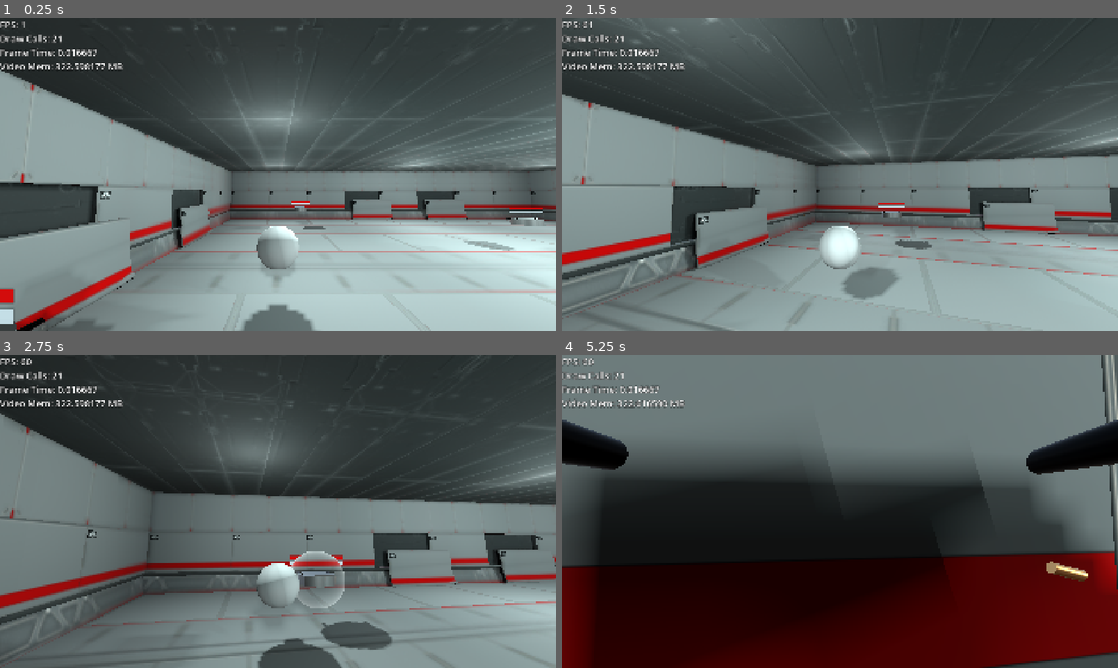
Above: before the commit, frames 1-4 (two rows, left to right).
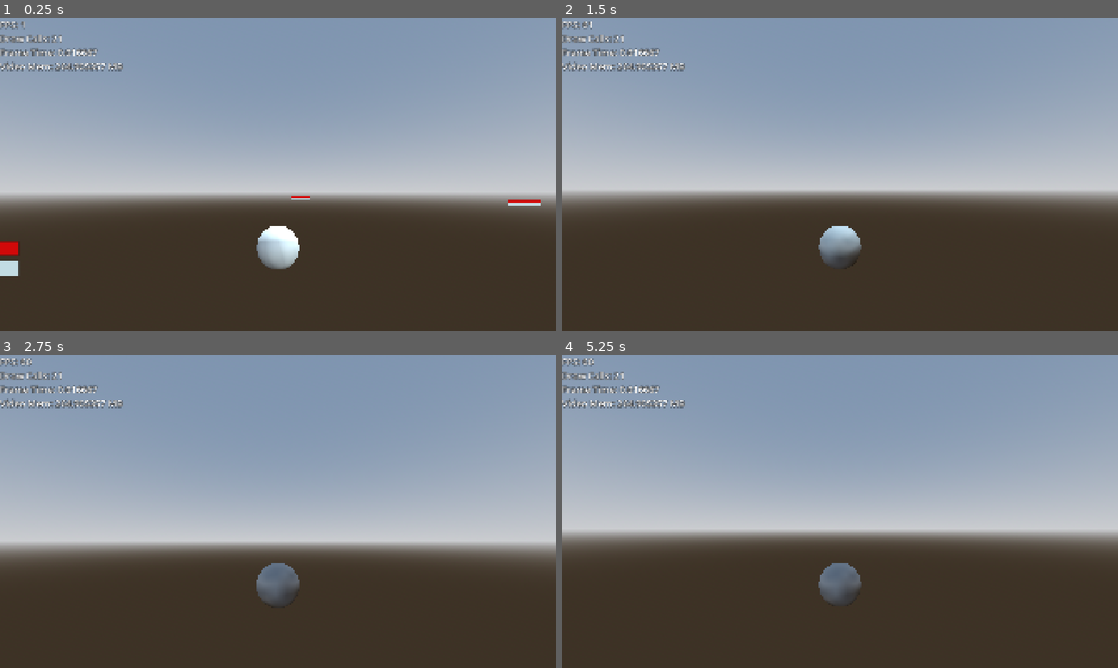
Above: after the commit, the same moments.

Repository: electricmasquerade/shift-game
Game: Godot game, scene res://Environments/Levels/level_1.tscn
The game is run twice, just before and just after one commit, with the same random seed, the same clock (stepped at 60 frames per second) and the same inputs. This scene is started directly instead of the project's main scene.
Inputs (mouse positions are in pixels of both pictures, inside the frame that each line leads up to):
- Up to frame 1 (0.25 s): no input
- Up to frame 2 (1.5 s): move the mouse to (867, 174) at 0.52 s; press the mouse at (867, 174) at 0.53 s; hold W (forward) from 0.53 s (still down); move the mouse to (812, 174) at 1.27 s; release the mouse at (812, 174) at 1.28 s; tap Shift (shift) at 1.35 s
- Up to frame 3 (2.75 s): keep holding W (forward); move the mouse to (289, 505) at 2.02 s; press the mouse at (289, 505) at 2.03 s
- Up to frame 4 (5.25 s): keep holding W (forward); move the mouse to (834, 517) at 2.77 s; release the mouse at (834, 517) at 2.78 s; tap Shift (shift) at 2.85, 4.35 s; click (834, 517) at 2.92 s; move the mouse to (878, 514) at 3.52 s; press the mouse at (878, 514) at 3.53 s; move the mouse to (795, 508) at 4.27 s; release the mouse at (795, 508) at 4.28 s; move the mouse to (845, 511) at 5.02 s; press the mouse at (845, 511) at 5.03 s

The runs differ from the first frame. In frame 1, 95% of the frame differs, in the area x 0-100%, y 0-100%; in frame 2, 98%; in frame 3, 97%; in frame 4, 99%.

Commit message:
added a metric ton of files and more 3d models for level building, need to continue, added drone file.

Diff:
--- a/Bodies/drone.tscn
+++ b/Bodies/drone.tscn
@@ -5,6 +5,7 @@
 [ext_resource type="PackedScene" uid="uid://ca6d6foax66yf" path="res://Controllers/shift_box.tscn" id="3_0qm61"]
 [ext_resource type="PackedScene" uid="uid://baomn5h8r6vxy" path="res://Controllers/enemy_controller.tscn" id="3_fk3mn"]
 [ext_resource type="Shader" uid="uid://jbfo0wsah7q3" path="res://Assets/Shaders/energyshield.gdshader" id="4_0me06"]
+[ext_resource type="PackedScene" uid="uid://cavwwh7o8is2p" path="res://Bodies/drone.blend" id="5_upm3p"]
 [ext_resource type="PackedScene" uid="uid://lwluay28navc" path="res://UI/3d_meters.tscn" id="6_yd88r"]
 [ext_resource type="PackedScene" uid="uid://dpkdm4jg6edlo" path="res://Weapons/projectile_weapon.tscn" id="7_jb4l0"]
 [ext_resource type="Resource" uid="uid://cxtcxlurwd4yu" path="res://Payloads/machine_gun.tres" id="8_8102o"]
@@ -94,16 +95,19 @@
 [node name="Pivot" type="Node3D" parent="." unique_id=1787087489]
 transform = Transform3D(1, 0, 0, 0, 1, 0, 0, 0, 1, 0, 1.5, 0)
 
+[node name="drone" parent="Pivot" unique_id=1817342012 instance=ExtResource("5_upm3p")]
+transform = Transform3D(-1, 0, -8.742278e-08, 0, 1, 0, 8.742278e-08, 0, -1, 0, 0, 0)
+
 [node name="Weapons" type="Node3D" parent="Pivot" unique_id=476408568]
 transform = Transform3D(1, 0, 0, 0, 1, 0, 0, 0, 1, 0, -1.5, 0)
 
 [node name="ProjectileWeapon" parent="Pivot/Weapons" unique_id=863831517 instance=ExtResource("7_jb4l0")]
-transform = Transform3D(1, 0, 0, 0, 1, 0, 0, 0, 1, 0.4020412, 1.6062881, -0.55234736)
+transform = Transform3D(1, 0, 0, 0, 1, 0, 0, 0, 1, 0.565377, 1.506288, -0.55234736)
 payload = ExtResource("8_8102o")
 projectile_scene = ExtResource("9_8102o")
 
 [node name="ProjectileWeapon2" parent="Pivot/Weapons" unique_id=574448889 instance=ExtResource("7_jb4l0")]
-transform = Transform3D(1, 0, 0, 0, 1, 0, 0, 0, 1, -0.39955825, 1.6062881, -0.55234736)
+transform = Transform3D(1, 0, 0, 0, 1, 0, 0, 0, 1, -0.5424301, 1.4952811, -0.5469022)
 payload = ExtResource("8_8102o")
 projectile_scene = ExtResource("9_8102o")
 
@@ -115,21 +119,24 @@
 mesh = SubResource("SphereMesh_wuakl")
 
 [node name="MeshInstance3D" type="MeshInstance3D" parent="Pivot" unique_id=511332446]
+visible = false
 material_override = SubResource("StandardMaterial3D_upm3p")
 mesh = SubResource("CylinderMesh_wm2rb")
 
 [node name="MeshInstance3D2" type="MeshInstance3D" parent="Pivot" unique_id=1114565976]
 transform = Transform3D(1, 0, 0, 0, -4.371139e-08, -1, 0, 1, -4.371139e-08, 0.40000004, 0.100000024, -0.2600183)
+visible = false
 material_override = SubResource("StandardMaterial3D_8102o")
 mesh = SubResource("CylinderMesh_wuakl")
 
 [node name="MeshInstance3D3" type="MeshInstance3D" parent="Pivot" unique_id=1256023264]
 transform = Transform3D(1, 0, 0, 0, -4.371139e-08, -1, 0, 1, -4.371139e-08, -0.39999998, 0.100000024, -0.2600183)
+visible = false
 material_override = SubResource("StandardMaterial3D_bvanw")
 mesh = SubResource("CylinderMesh_wuakl")
 
 [node name="CamMarker" type="Marker3D" parent="Pivot" unique_id=1054300988]
-transform = Transform3D(1, 0, 0, 0, 1, 0, 0, 0, 1, 0, 0, -0.10000001)
+transform = Transform3D(1, 0, 0, 0, 1, 0, 0, 0, 1, 0, -0.23049259, -0.4639989)
 
 [node name="Hitbox" type="Area3D" parent="Pivot" unique_id=815553592]
 collision_layer = 8
--- a/Controllers/player_controller.tscn
+++ b/Controllers/player_controller.tscn
@@ -6,3 +6,4 @@
 script = ExtResource("1_3skec")
 
 [node name="Camera3D" type="Camera3D" parent="." unique_id=439500393]
+fov = 70.0
--- a/Environments/Levels/level_1.tscn
+++ b/Environments/Levels/level_1.tscn
@@ -1,12 +1,12 @@
 [gd_scene format=3 uid="uid://drsc1r65focfl"]
 
-[ext_resource type="PackedScene" uid="uid://d1iwf4dfcgrqn" path="res://Assets/Models/FBX/Walls/TopSimple_Straight.fbx" id="1_dhhc5"]
-[ext_resource type="PackedScene" uid="uid://cxms5ievaqq3s" path="res://Assets/Models/FBX/Walls/WallBand_Corner_Square_Inner.fbx" id="2_g6yk4"]
-[ext_resource type="PackedScene" uid="uid://d3h6rt1hc8r6f" path="res://Assets/Models/FBX/Walls/WallBand_Straight_Broken.fbx" id="2_ymbsh"]
-[ext_resource type="PackedScene" uid="uid://biboyrcli81oh" path="res://Assets/Models/FBX/Walls/WallBand_Straight.fbx" id="3_t271a"]
-[ext_resource type="PackedScene" uid="uid://b0deie4eehq7a" path="res://Assets/Models/FBX/Platforms/Platform_Metal.fbx" id="5_0s81u"]
-[ext_resource type="PackedScene" uid="uid://k0i75o3q6o1v" path="res://Assets/Models/FBX/Platforms/Platform_Metal2.fbx" id="6_0t5cd"]
-[ext_resource type="PackedScene" uid="uid://c24gbvgmaitis" path="res://Assets/Models/FBX/Platforms/Platform_DarkPlates.fbx" id="7_ddn8e"]
+[ext_resource type="PackedScene" uid="uid://d1iwf4dfcgrqn" path="res://Assets/Models/ScifiMegaPack/FBX/Walls/TopSimple_Straight.fbx" id="1_dhhc5"]
+[ext_resource type="PackedScene" uid="uid://cxms5ievaqq3s" path="res://Assets/Models/ScifiMegaPack/FBX/Walls/WallBand_Corner_Square_Inner.fbx" id="2_g6yk4"]
+[ext_resource type="PackedScene" uid="uid://d3h6rt1hc8r6f" path="res://Assets/Models/ScifiMegaPack/FBX/Walls/WallBand_Straight_Broken.fbx" id="2_ymbsh"]
+[ext_resource type="PackedScene" uid="uid://biboyrcli81oh" path="res://Assets/Models/ScifiMegaPack/FBX/Walls/WallBand_Straight.fbx" id="3_t271a"]
+[ext_resource type="PackedScene" uid="uid://b0deie4eehq7a" path="res://Assets/Models/ScifiMegaPack/FBX/Platforms/Platform_Metal.fbx" id="5_0s81u"]
+[ext_resource type="PackedScene" uid="uid://k0i75o3q6o1v" path="res://Assets/Models/ScifiMegaPack/FBX/Platforms/Platform_Metal2.fbx" id="6_0t5cd"]
+[ext_resource type="PackedScene" uid="uid://c24gbvgmaitis" path="res://Assets/Models/ScifiMegaPack/FBX/Platforms/Platform_DarkPlates.fbx" id="7_ddn8e"]
 [ext_resource type="LightmapGIData" uid="uid://bvo66ab6f5wjl" path="res://Environments/Lightmaps/level_1.lmbake" id="8_dhhc5"]
 [ext_resource type="PackedScene" uid="uid://kdsylqmtrrhl" path="res://Bodies/drone.tscn" id="10_0s81u"]
 [ext_resource type="PackedScene" uid="uid://knu5ggq6utgc" path="res://Bodies/player_core.tscn" id="10_g6yk4"]
Binary file removed: Assets/Models/FBX/Aliens/Alien_Cyclop.fbx
Not shown, removed: Assets/Models/FBX/Aliens/Alien_Cyclop.fbx.import
Binary file removed: Assets/Models/FBX/Aliens/Alien_Oculichrysalis.fbx
Not shown, removed: Assets/Models/FBX/Aliens/Alien_Oculichrysalis.fbx.import
Binary file removed: Assets/Models/FBX/Aliens/Alien_Scolitex.fbx
Not shown, removed: Assets/Models/FBX/Aliens/Alien_Scolitex.fbx.import
Binary file removed: Assets/Models/FBX/Columns/Column_Astra.fbx
Not shown, removed: Assets/Models/FBX/Columns/Column_Astra.fbx.import
Binary file removed: Assets/Models/FBX/Columns/Column_Hollow.fbx
Not shown, removed: Assets/Models/FBX/Columns/Column_Hollow.fbx.import
Binary file removed: Assets/Models/FBX/Columns/Column_Large_Straight.fbx
Not shown, removed: Assets/Models/FBX/Columns/Column_Large_Straight.fbx.import
(and 601 more such lines)
